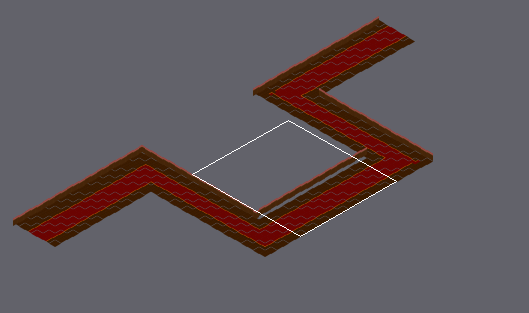
Tiled map (JSON) -- assets/tiledmap/Levels/level5.json. The first picture is a wide view before the edit; the outline marks the close-up.
Close-up. Before the commit:
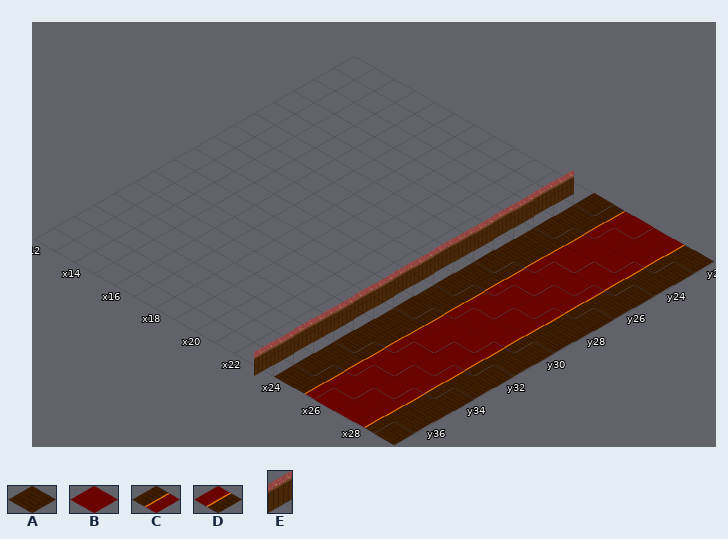
Cells are 182x104 px. Isometric: x runs down to the right, y down to the left. Shown: x 12..29, y 22..37. The commit also changed other parts of the map, which this record leaves out.
Key: from "floor": A 0, B 1, C 4, D 8; from "wall": E 1 flipped left-right.
_ is an empty cell.
Layer "floor" before, first column x 12:
22 ____________ACBBDA
23 ____________ACBBDA
24 ____________ACBBDA
25 ____________ACBBDA
26 ____________ACBBDA
27 ____________ACBBDA
28 ____________ACBBDA
29 ____________ACBBDA
30 ____________ACBBDA
31 ____________ACBBDA
32 ____________ACBBDA
33 ____________ACBBDA
34 ____________ACBBDA
35 ____________ACBBDA
36 ____________ACBBDA
37 ____________ACBBDA
Layer "wall" before, first column x 12:
22 ___________E______
23 ___________E______
24 ___________E______
25 ___________E______
26 ___________E______
27 ___________E______
28 ___________E______
29 ___________E______
30 ___________E______
31 ___________E______
32 ___________E______
33 ___________E______
34 ___________E______
35 ___________E______
36 ___________E______
37 ___________E______
New version:
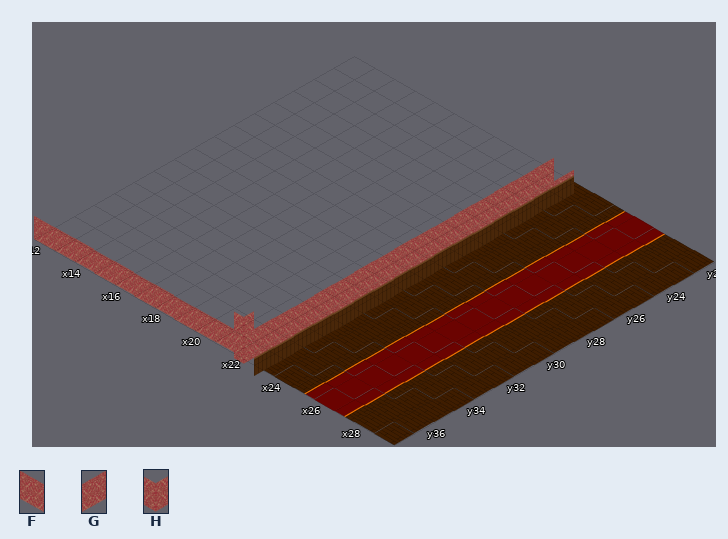
Further tiles: from "wall": F 3, G 3 flipped left-right; from "wall2": H 2.
Change:
Layer "floor":
y 22..37: x 23 _ -> A; x 27..28 BD -> DA
Layer "wall":
y 22..35: x 22 _ -> G
y 36: x 21..22 __ -> HG
y 37: x 12..22 ___________ -> FFFFFFFFFFH
